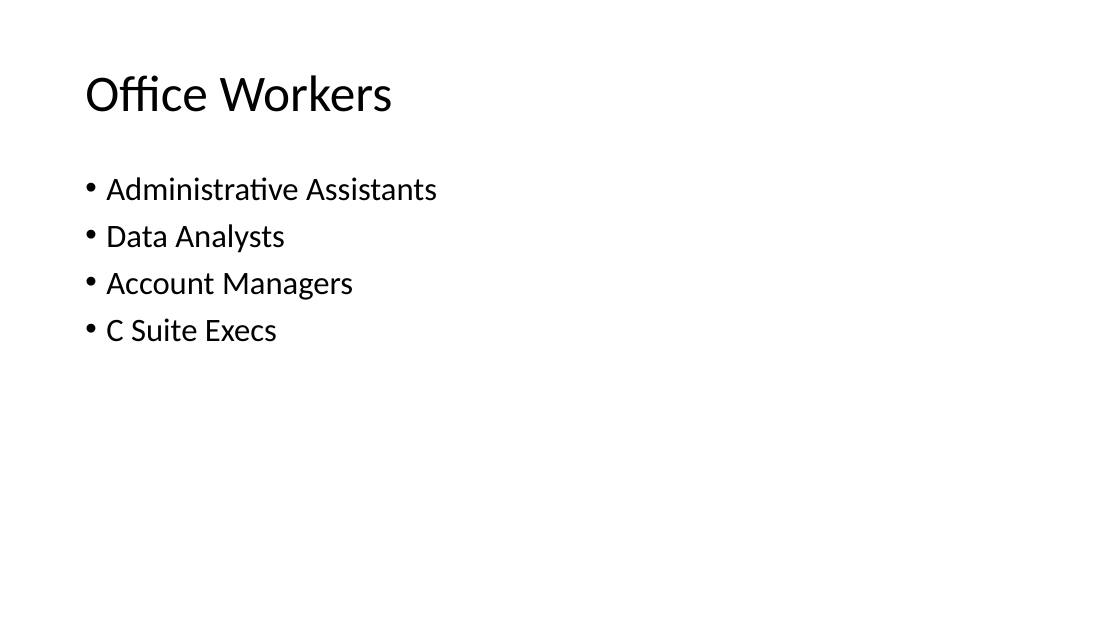
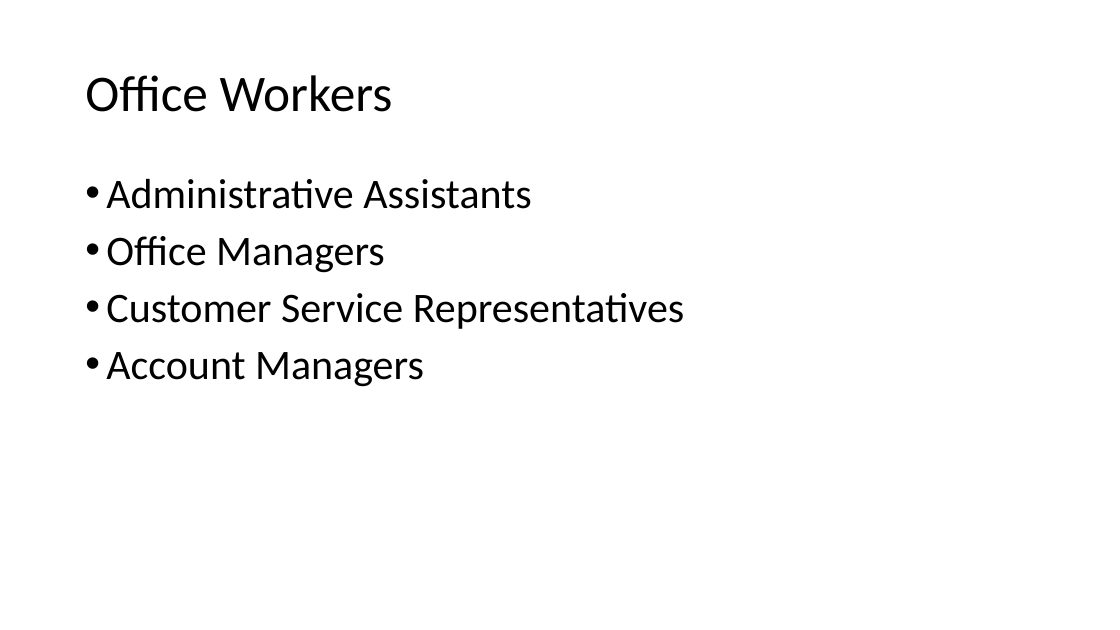
Before and after one commit to ryancheley/dcus-2024, a slide deck: slide 46 of Presentation.pptx (slide 40 before the commit). Drawn at 1120x630 pixels with LibreOffice and Linux fonts; fonts in the diff are those of the drawing. Boxes give left, top, right and bottom in pixels: in the first picture for what was removed or moved away, otherwise in the second. Text is boxed around its words. In the diff, an @@ line names an element or a change of style, - is before the commit and + after.

```diff
--- a/Presentation.pptx
+++ b/Presentation.pptx
@@ text at [106, 179, 532, 387]: size 28 to 36 pt in "Administrative Assistants", "Account Managers" @@
@@ text at [106, 236, 684, 329]: text changed; size 28 to 36 pt @@
-• Data Analysts
+• Office Managers
+• Customer Service Representatives
@@ text at [106, 318, 277, 342]: paragraph removed @@
-• C Suite Execs
```
Also in this commit, not shown: 36 other slides changed, 13 slides added, 5 slides removed, 4 other files.
